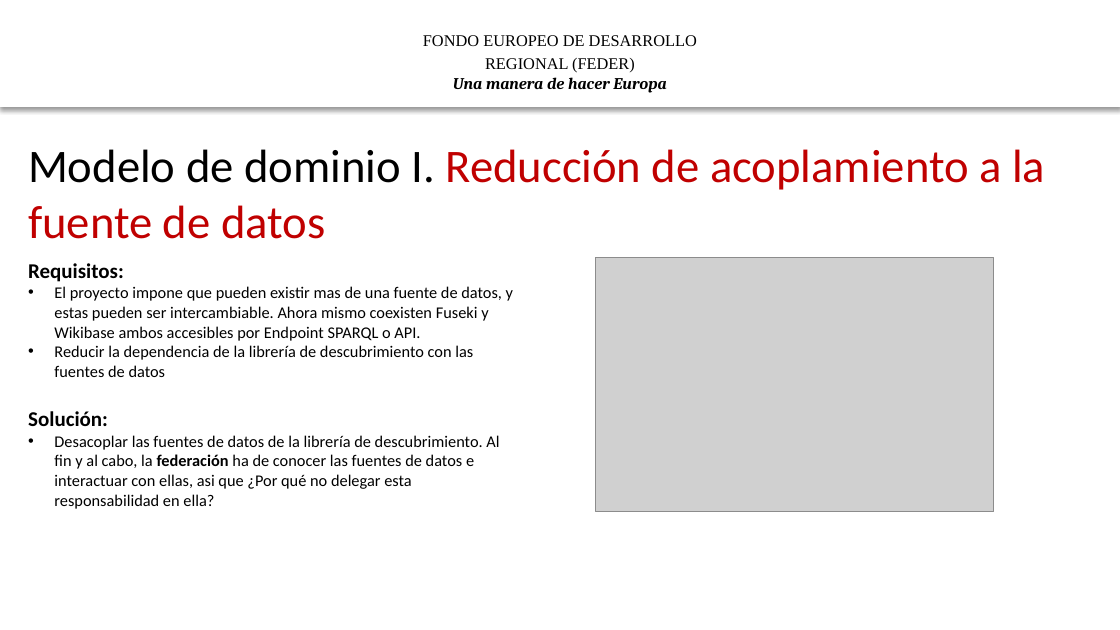
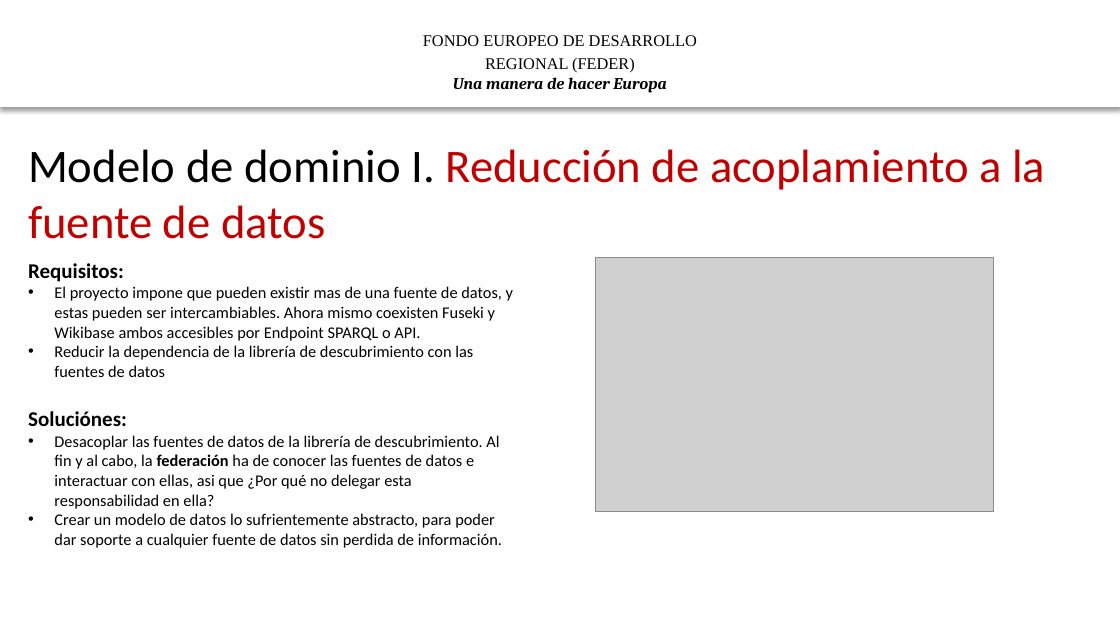
Before and after one commit to HerculesCRUE/ib-asio-docs-, a slide deck: slide 4 of 28-Material_de_formación/Formación Federación y Descubrimiento/II Descripción de bajo nivel de la lirería de descubrimiento .pptx. Drawn at 1120x630 pixels with LibreOffice and Linux fonts; fonts in the diff are those of the drawing; grey boxes stand for pictures; background and template pictures are left out. Boxes give left, top, right and bottom in pixels: in the first picture for what was removed or moved away, otherwise in the second. Text is boxed around its words. In the diff, an @@ line names an element or a change of style, - is before the commit and + after.

```diff
--- a/28-Material_de_formación/Formación Federación y Descubrimiento/II Descripción de bajo nivel de la lirería de descubrimiento .pptx
+++ b/28-Material_de_formación/Formación Federación y Descubrimiento/II Descripción de bajo nivel de la lirería de descubrimiento .pptx
@@ text at [54,286,513,341]: text changed @@
-• El proyecto impone que pueden existir mas de una fuente de datos, y estas pueden ser intercambiable. Ahora mismo coexisten Fuseki y Wikibase ambos accesibles por Endpoint SPARQL o API.
+• El proyecto impone que pueden existir mas de una fuente de datos, y estas pueden ser intercambiables. Ahora mismo coexisten Fuseki y Wikibase ambos accesibles por Endpoint SPARQL o API.
@@ text at [28,411,127,426]: text changed @@
-Solución:
+Soluciónes:
@@ text at [54,513,502,548]: paragraph added @@
+• Crear un modelo de datos lo sufrientemente abstracto, para poder dar soporte a cualquier fuente de datos sin perdida de información.
```
Also in this commit, not shown: 10 other slides changed, 8 slides added, 1 slide removed, 19 other files.
